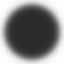
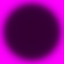
Revision of a layered 64px x 64px image; what changed, layer by layer:
added layer "椭圆 2 副本 2" (darken, 80%) above "椭圆 2 副本" over (x1=0, y1=0, x2=64, y2=64)
hid "图层 1" over (x1=0, y1=0, x2=64, y2=64)
showed "背景", painted on it over (x1=0, y1=0, x2=64, y2=64)
